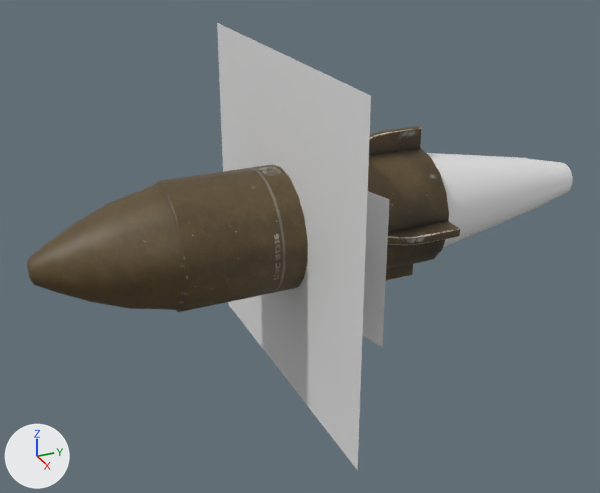
Two versions of the Blender file projectiles/rocketprojectile.pack/rocket.blend, one commit apart.
One viewpoint serves both versions: a camera (50 mm lens) standing at (0.514, -0.216, 0.239) and looking at (-0.001, 0.015, -0.019). Arrows for +X, +Y and +Z are at lower left; the lights stay in place.

Objects in the first picture: 'obj-death', 'obj-flame-middle', 'obj-rocket'.
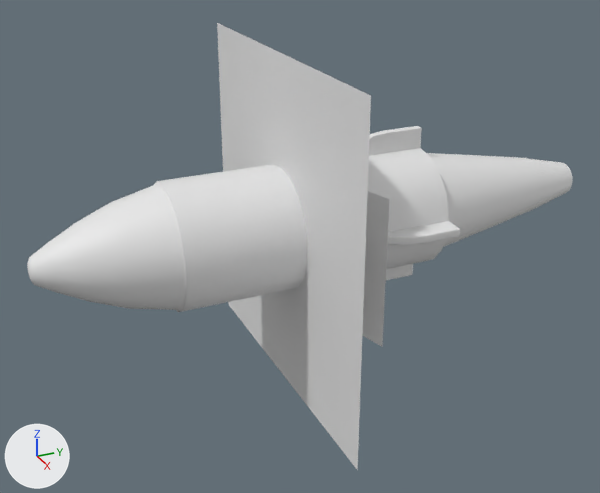
Changed parts and their boxes [x1, y1, x2, y2] in the pictures (600 x 493 px):
```json
{"object": "obj-rocket", "change": "recoloured", "before": [27, 126, 460, 312], "after": [27, 126, 460, 312], "on screen": "brown to white"}
```

Scene script edits in JSON lines:
```json
{"block": "me_mesh_rocket", "where": "me_mesh_rocket.from_pydata(...)  # 349 vertices, 344 faces; spans x -0.062..0.061, y -0.178..0.114, z -0.061..0.062"}
{"op": "remove", "block": "me_mesh_rocket", "code": "me_mesh_rocket.materials.append(mat_mat_rocket)  # picture img_rocket_d_png"}
```
